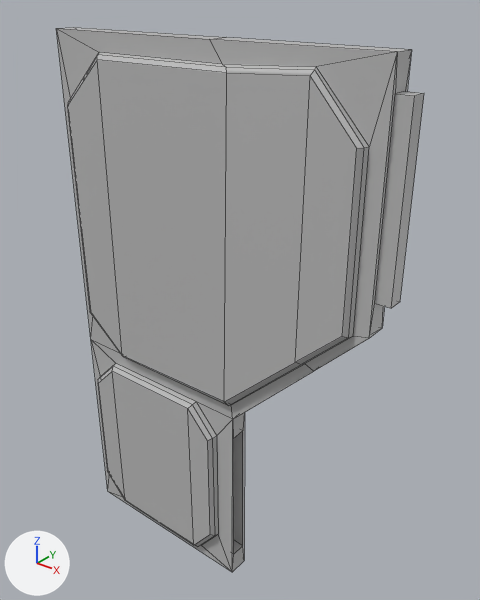
An edit to the FBX model sem_3/Environments/door.fbx, drawn before and after from the same camera.
The view is the same before and after, from a 50 mm lens placed at (3.96, -3.06, 2.31), pointed at (1.34, 0.21, 0.28). Lighting does not change. The marker at lower left points along +X, +Y and +Z. Mesh edges are drawn as thin lines. Where no turn or scale is listed for an object, it has been applied to the vertices.
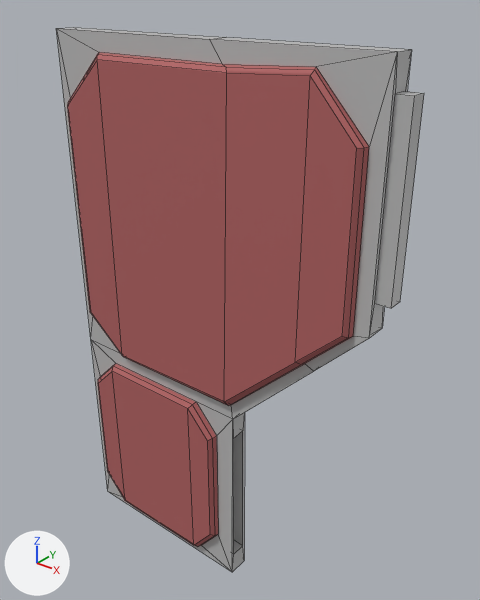
What differs and where, as boxes (x1, y1, x2, y2) in the pictures (480 x 600 px):
part 1 of me_mesh, recoloured (grey to brown)
    both: (67, 52, 369, 547)

The change in detail:
Material 'PaintedMetal' (mat_paintedmetal) is new.
Its base color is (0.44, 0.121, 0.121) (brown #b16262).
Its roughness is 0.749.
me_mesh has 142 vertices, 145 faces and spans x -1.25..1.35, y -0.14..0.14, z -2.0..2.0.
me_mesh is used by ob_pcube1; location (1.242, 0.0, 0.0).
me_mesh part 1: 86 of the faces centred in x -1.17..1.15, y -0.14..0.14, z -1.92..1.88 switch from mat_lambert1 (grey #bcbcbc) to mat_paintedmetal (brown #b16161).
